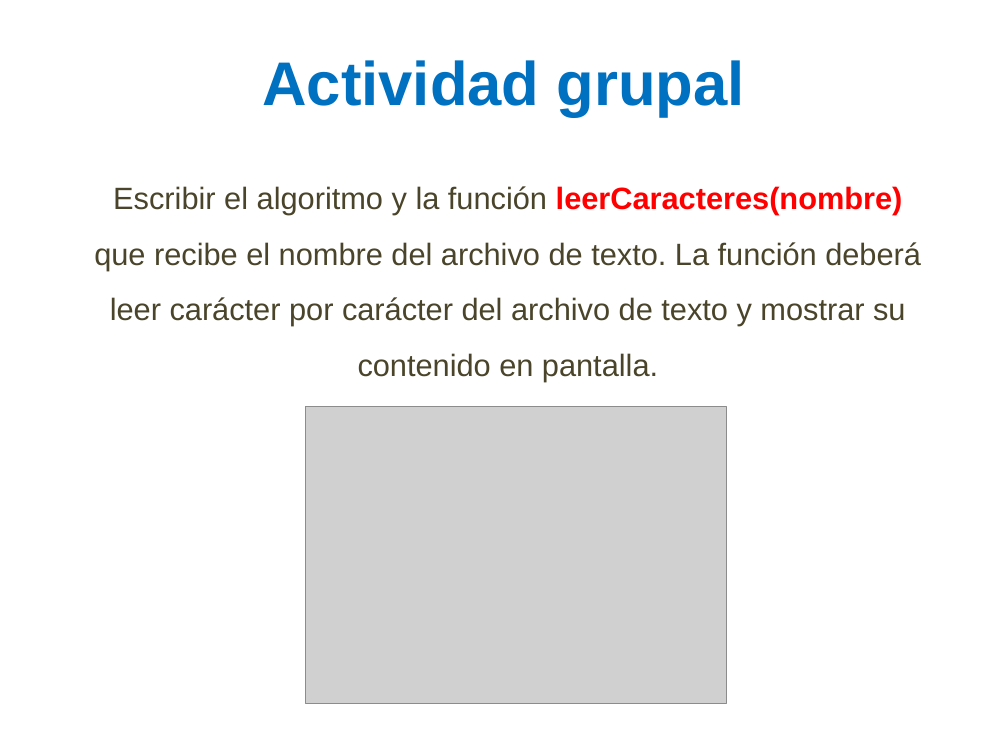
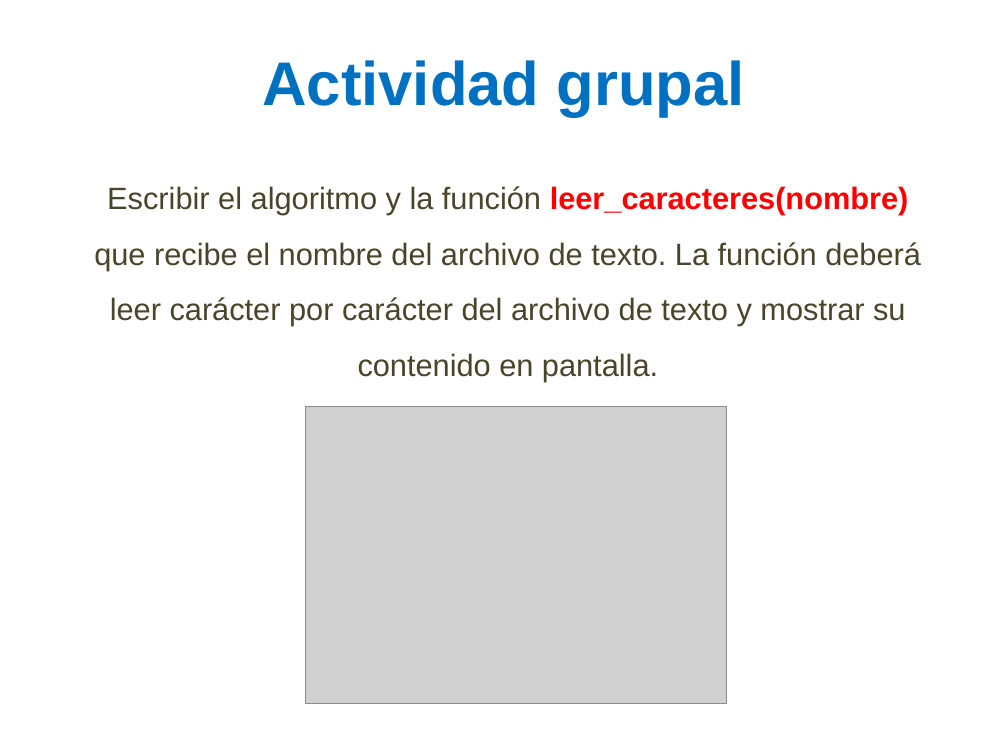
Before and after one commit to lizetheP/PensamientoC, a slide deck: slide 15 of CalendarioAgo20L/presentaciones/12_Archivos.pptx. Drawn at 1008x756 pixels with LibreOffice and Linux fonts; fonts in the diff are those of the drawing; grey boxes stand for pictures. Boxes give left, top, right and bottom in pixels: in the first picture for what was removed or moved away, otherwise in the second. Text is boxed around its words. In the diff, an @@ line names an element or a change of style, - is before the commit and + after.

```diff
--- a/CalendarioAgo20L/presentaciones/12_Archivos.pptx
+++ b/CalendarioAgo20L/presentaciones/12_Archivos.pptx
@@ text at [94,186,921,381]: text changed @@
-Escribir el algoritmo y la función leerCaracteres(nombre) que recibe el nombre del archivo de texto. La función deberá leer carácter por carácter del archivo de texto y mostrar su contenido en pantalla.
+Escribir el algoritmo y la función leer_caracteres(nombre) que recibe el nombre del archivo de texto. La función deberá leer carácter por carácter del archivo de texto y mostrar su contenido en pantalla.
```
Also in this commit, not shown: 15 other slides changed, 3 slides removed, 2 other files.
